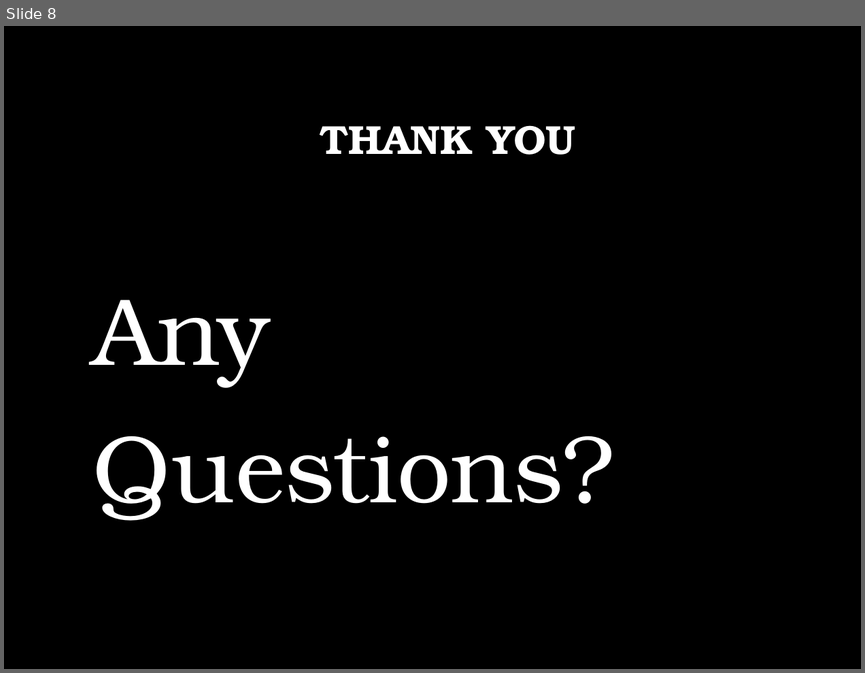
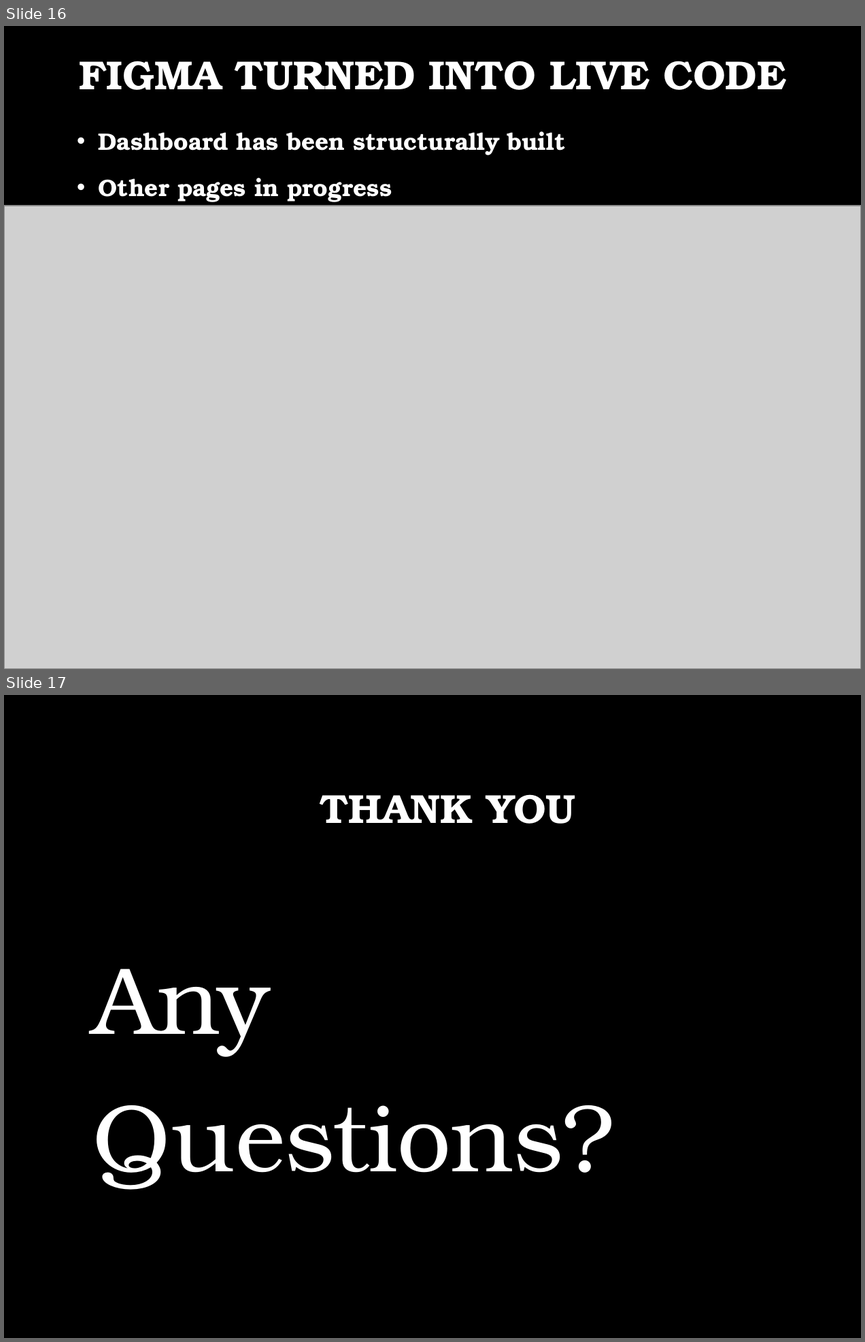
Before and after one commit to yuriiSY/Study-Buddy, a slide deck: Weekly Submissions/Week3/Presentation Week 3.pptx. Shown one above the other, each under a label of ours: slide 8 before the commit, slides 16 and 17 after it. The pictures are 865x673 and 865x1342 pixels, drawn with LibreOffice and Linux fonts; fonts in the diff are those of the drawing; grey boxes stand for pictures; background and template pictures are left out. Boxes give left, top, right and bottom in pixels: in the first picture for what was removed or moved away, otherwise in the second. Text is boxed around its words. In the diff, an @@ line names an element or a change of style, - is before the commit and + after.

```diff
--- a/Weekly Submissions/Week3/Presentation Week 3.pptx
+++ b/Weekly Submissions/Week3/Presentation Week 3.pptx
@@ slide 16 added at <box>4,26,861,669</box>, background picture (left out) @@
@@ title added at <box>79,61,786,90</box>, 34 pt, text #FFFFFF, bold @@
+FIGMA TURNED INTO LIVE CODE
@@ text added at <box>99,131,566,202</box>, 20 pt, text #FFFFFF, bold @@
+• Dashboard has been structurally built
+• Other pages in progress
@@ picture added at <box>4,205,861,669</box> @@
@@ what was slide 8 is now slide 17 @@
```
Also in this commit, not shown: 3 slides changed, 10 other slides added, 2 slides removed.
